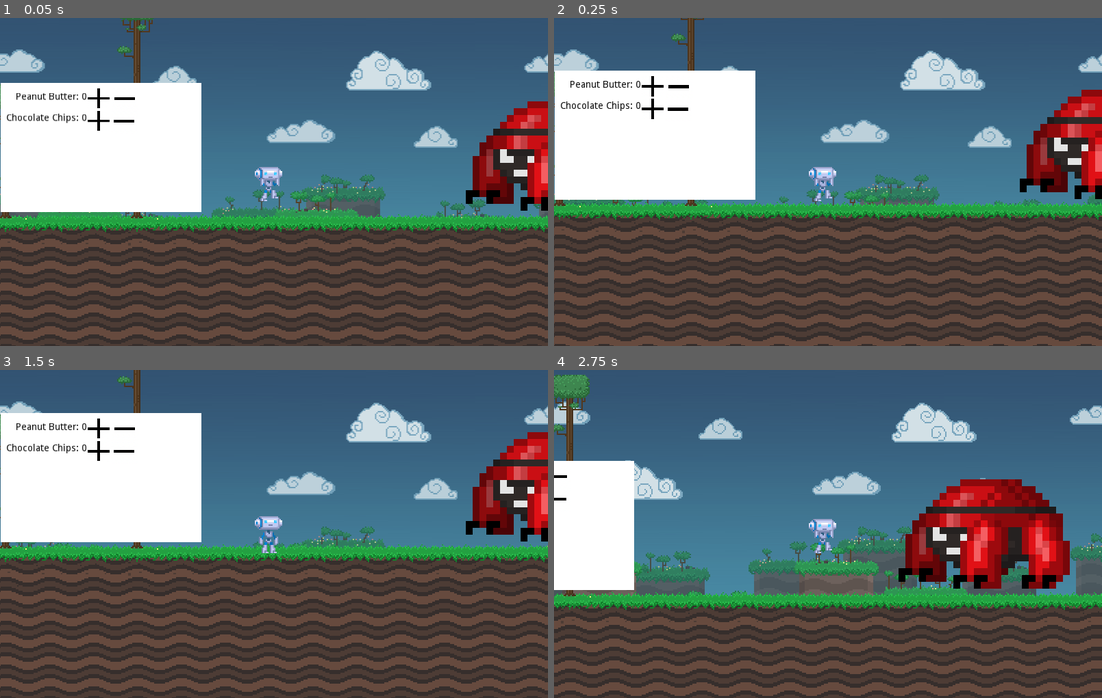
Above: before the commit, frames 1-4 (two rows, left to right).
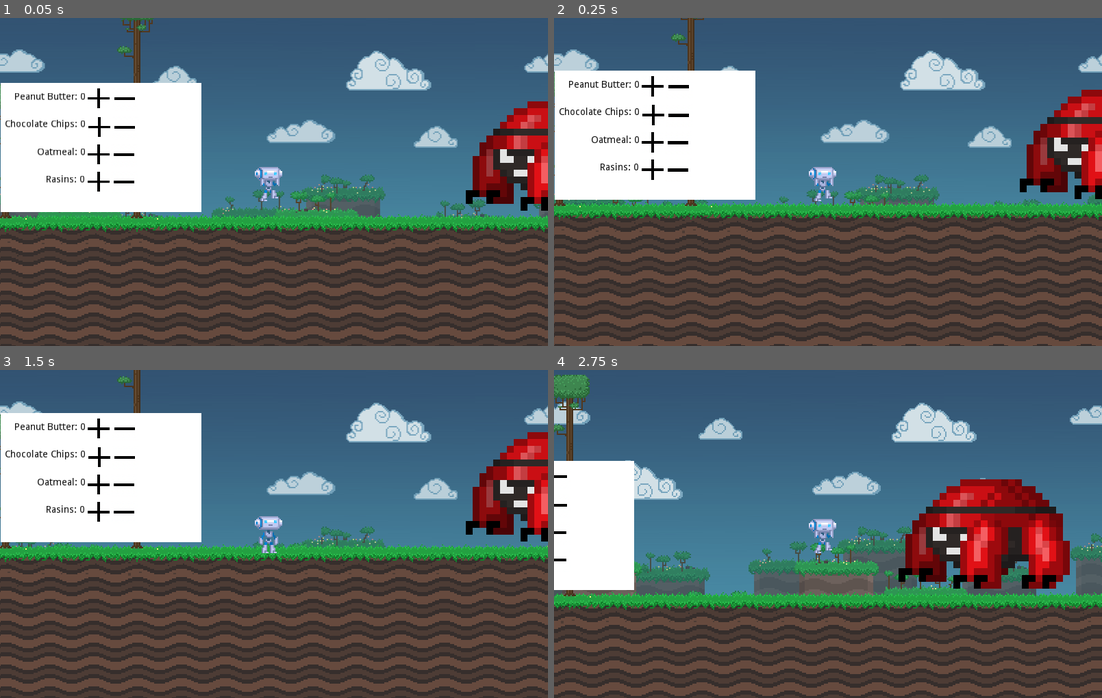
Above: after the commit, the same moments.

Repository: Global-AXIOS/cookie-injection-but-with-real-cookies
Game: Godot game, scene res://dialogue_test.tscn
Same seed, same stepped clock (60 frames per second), same inputs: the game is played once before the commit and once after it. This scene is started directly instead of the project's main scene.
Inputs (mouse positions are in pixels of both pictures, inside the frame that each line leads up to):
- Up to frame 1 (0.05 s): no input
- Up to frame 2 (0.25 s): no input
- Up to frame 3 (1.5 s): click (98, 429) at 0.52 s; click (126, 429) at 1.27 s
- Up to frame 4 (2.75 s): tap Enter at 2 s; move the mouse to (603, 429) at 2.02 s; press the mouse at (603, 429) at 2.03 s; hold Right (move_right) from 2.03 s (still down); tap Up (jump) at 2.27 s

The runs differ from the first frame. In frame 1, 1.0% of the frame differs, in the area x 1-25%, y 22-53%; in frame 2, 1.0%, in the area x 1-25%, y 19-50%; in frame 3, 1.0%; in frame 4, less than 0.1%.

Commit message:
added ings

Diff:
--- a/platformer/dialogue_test.tscn
+++ b/platformer/dialogue_test.tscn
@@ -80,9 +80,9 @@
 
 [node name="label" parent="Peanut Butter" index="0"]
 
-margin_left = 161.0
+margin_left = 159.0
 margin_top = 910.0
-margin_right = 278.0
+margin_right = 276.0
 margin_bottom = 931.0
 
 [node name="plus" parent="Peanut Butter" index="1"]
@@ -99,30 +99,78 @@
 margin_right = 353.0
 margin_bottom = 937.0
 
-[node name="Chocolate Chips" parent="." index="6" instance=ExtResource( 6 )]
+[node name="Oatmeal" parent="." index="6" instance=ExtResource( 6 )]
+
+[node name="label" parent="Oatmeal" index="0"]
+
+margin_left = 167.0
+margin_top = 991.0
+margin_right = 276.0
+margin_bottom = 1012.0
+
+[node name="plus" parent="Oatmeal" index="1"]
+
+margin_left = 279.0
+margin_top = 986.0
+margin_right = 311.0
+margin_bottom = 1016.0
+
+[node name="minus" parent="Oatmeal" index="2"]
+
+margin_left = 314.0
+margin_top = 985.0
+margin_right = 352.0
+margin_bottom = 1019.0
+
+[node name="Rasins" parent="." index="7" instance=ExtResource( 6 )]
+
+[node name="label" parent="Rasins" index="0"]
+
+margin_left = 166.0
+margin_top = 1031.0
+margin_right = 275.0
+margin_bottom = 1052.0
+
+[node name="plus" parent="Rasins" index="1"]
+
+margin_left = 279.0
+margin_top = 1026.0
+margin_right = 311.0
+margin_bottom = 1056.0
+
+[node name="minus" parent="Rasins" index="2"]
+
+margin_left = 314.0
+margin_top = 1025.0
+margin_right = 352.0
+margin_bottom = 1059.0
+
+[node name="Chocolate Chips" parent="." index="8" instance=ExtResource( 6 )]
 
 [node name="label" parent="Chocolate Chips" index="0"]
 
-margin_left = 157.0
-margin_top = 941.0
-margin_right = 278.0
-margin_bottom = 962.0
+margin_left = 155.0
+margin_top = 950.0
+margin_right = 276.0
+margin_bottom = 971.0
 
 [node name="plus" parent="Chocolate Chips" index="1"]
 
-margin_left = 279.0
-margin_top = 937.0
-margin_right = 311.0
-margin_bottom = 967.0
+margin_left = 280.0
+margin_top = 946.0
+margin_right = 312.0
+margin_bottom = 976.0
 
 [node name="minus" parent="Chocolate Chips" index="2"]
 
-margin_left = 314.0
-margin_top = 936.0
-margin_right = 352.0
-margin_bottom = 970.0
+margin_left = 315.0
+margin_top = 945.0
+margin_right = 353.0
+margin_bottom = 979.0
 
 
 [editable path="player"]
 [editable path="Peanut Butter"]
+[editable path="Oatmeal"]
+[editable path="Rasins"]
 [editable path="Chocolate Chips"]
